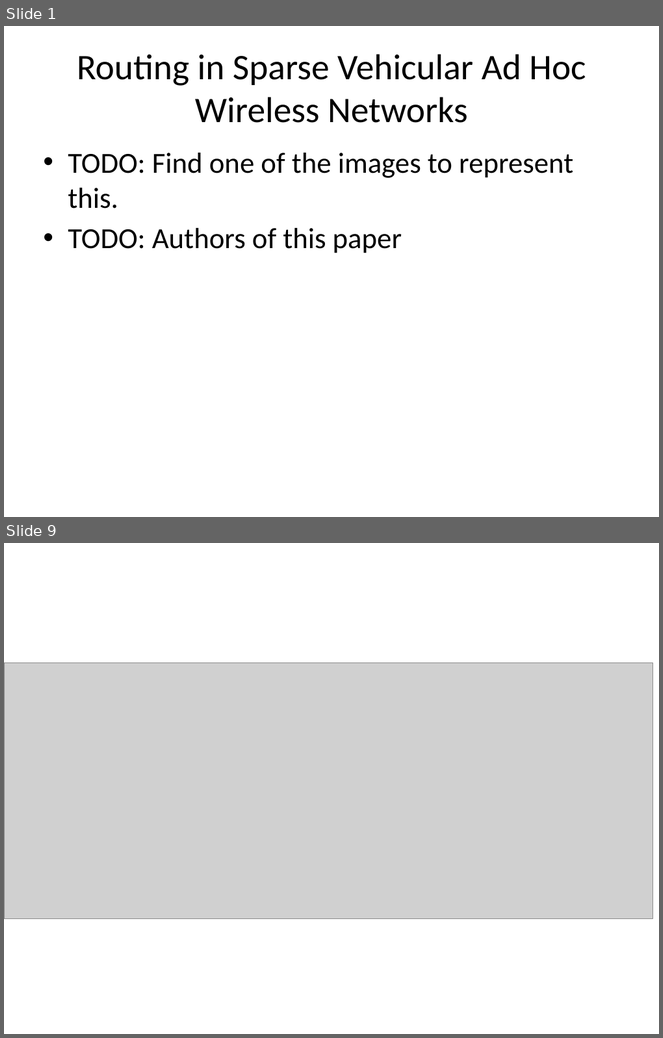
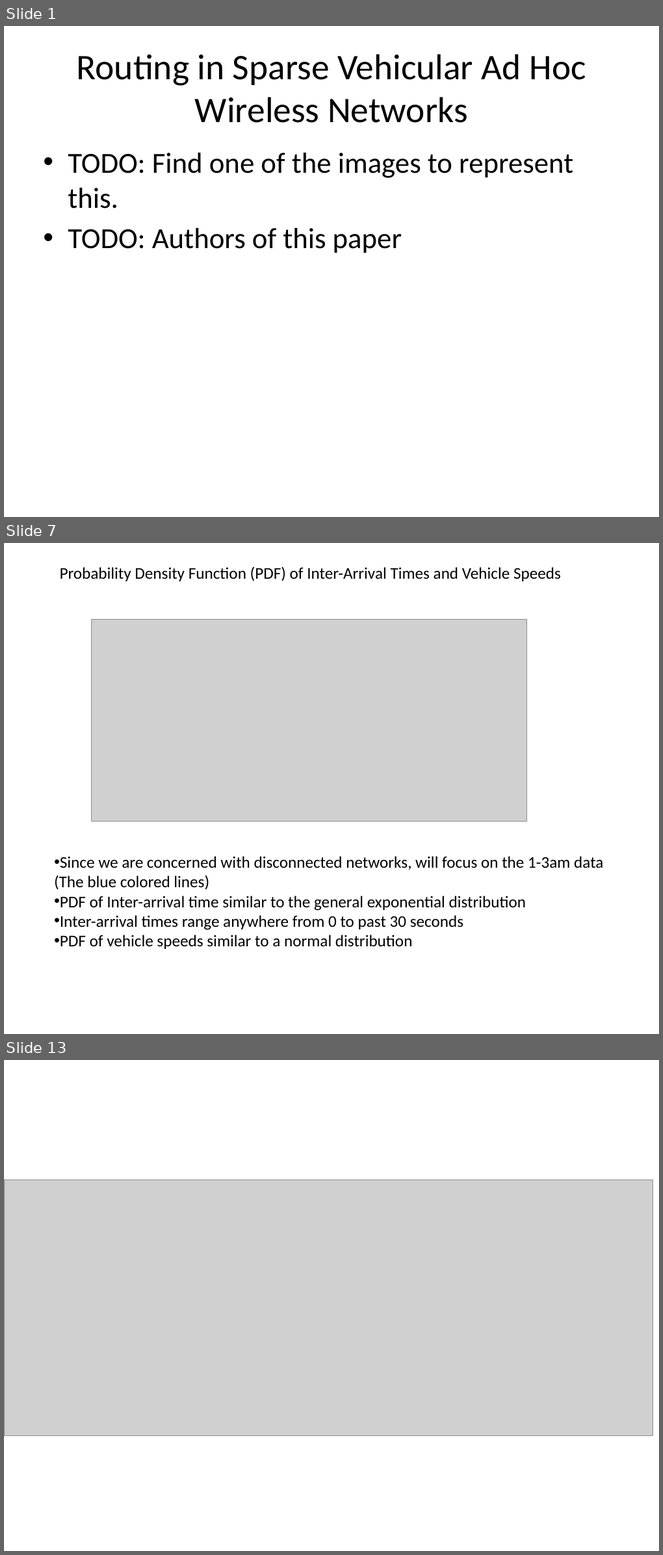
Before and after one commit to f33losopher/EEMaster_VANET, a slide deck: VANET_Felix.pptx. Shown one above the other, each under a label of ours: slides 1 and 9 before the commit, slides 1, 7 and 13 after it; the slides between them are not shown. The pictures are 663x1038 and 663x1555 pixels, drawn with LibreOffice and Linux fonts; fonts in the diff are those of the drawing; grey boxes stand for pictures. Boxes give left, top, right and bottom in pixels: in the first picture for what was removed or moved away, otherwise in the second. Text is boxed around its words. In the diff, an @@ line names an element or a change of style, - is before the commit and + after.

```diff
--- a/VANET_Felix.pptx
+++ b/VANET_Felix.pptx
@@ slide 7 added at box(4, 543, 659, 1034), background #FFFFFF @@
@@ text added at box(60, 566, 561, 581), 18 pt, text #000000 @@
+Probability Density Function (PDF) of Inter-Arrival Times and Vehicle Speeds
@@ picture added at box(91, 620, 527, 821) @@
@@ text added at box(54, 856, 603, 949), 18 pt, text #000000 @@
+• Since we are concerned with disconnected networks, will focus on the 1-3am data (The blue colored lines)
+• PDF of Inter-arrival time similar to the general exponential distribution
+• Inter-arrival times range anywhere from 0 to past 30 seconds
+• PDF of vehicle speeds similar to a normal distribution
@@ what was slide 9 is now slide 13 @@
```
Also in this commit, not shown: 10 other slides added, 7 slides removed, 2 other files.
